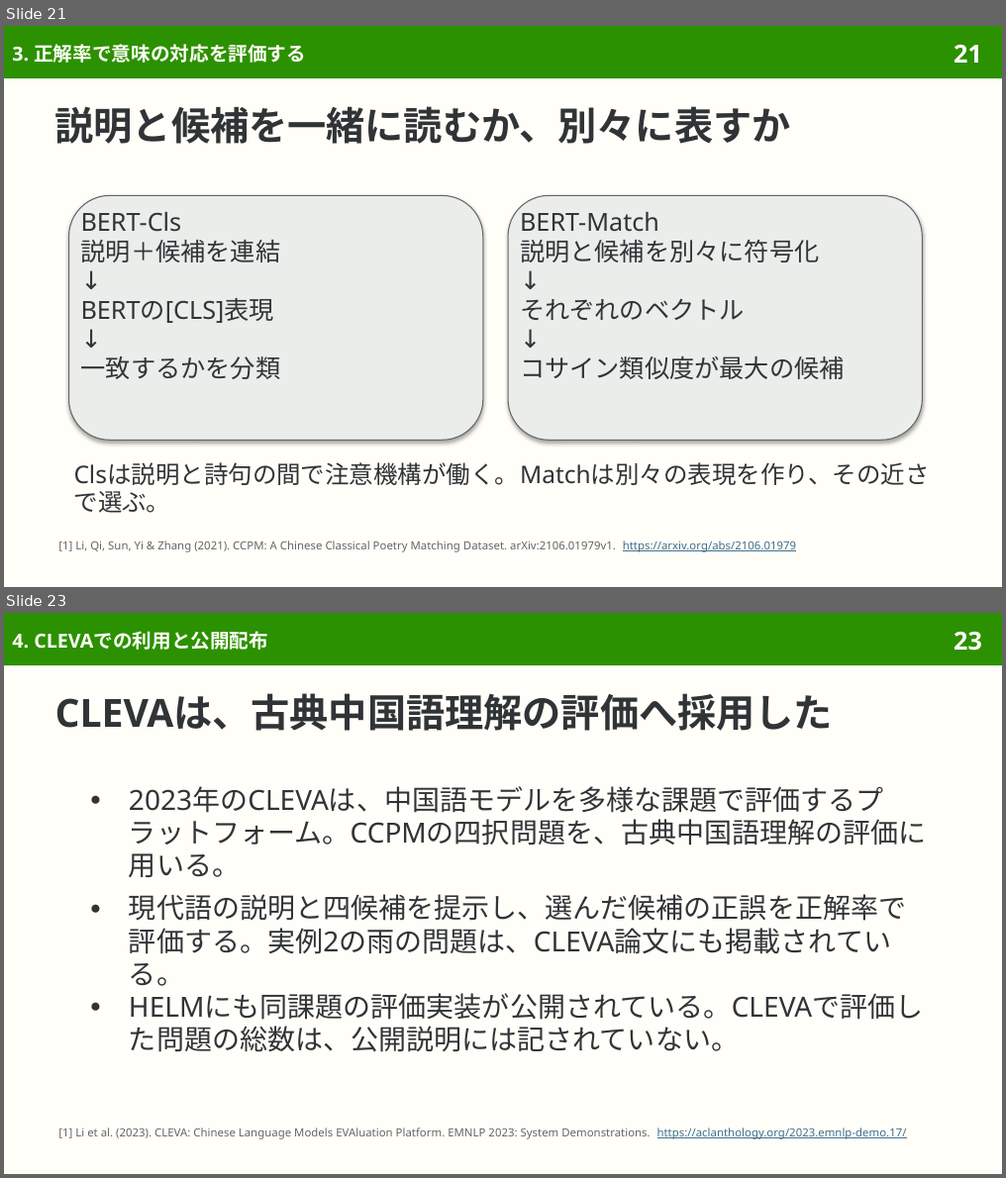
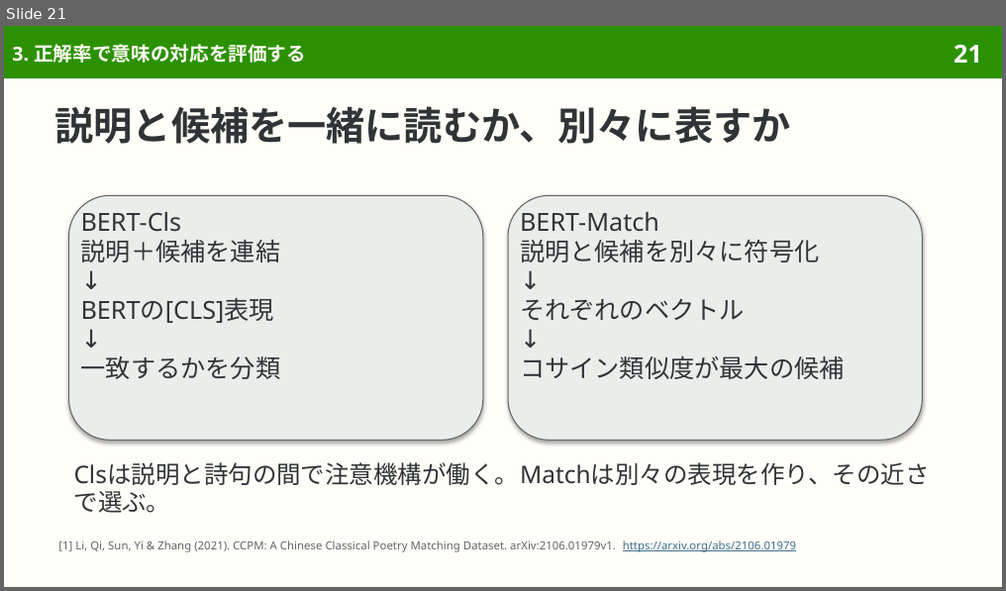
Before and after one commit to sasakiy84/datasets-in-10-minutes, a slide deck: slides/datasets-in-10-minutes-ccpm.pptx. Shown one above the other, each under a label of ours: slides 21 and 23 before the commit, slide 21 after it; the slides between them are not shown. The pictures are 1006x1178 and 1006x591 pixels, drawn with LibreOffice and Linux fonts; fonts in the diff are those of the drawing. Boxes give left, top, right and bottom in pixels: in the first picture for what was removed or moved away, otherwise in the second. Text is boxed around its words. In the diff, an @@ line names an element or a change of style, - is before the commit and + after.

Commit message:
Center CCPM on poetry meaning, distractor construction and original evaluation

```diff
--- a/slides/datasets-in-10-minutes-ccpm.pptx
+++ b/slides/datasets-in-10-minutes-ccpm.pptx
@@ slide 23 removed at (x1=4, y1=613, x2=1002, y2=1174), background #FFFEF8; not listed: 2 template elements that a slide beside it also shows @@
@@ title removed at (x1=12, y1=631, x2=268, y2=650) @@
-4. CLEVAでの利用と公開配布
@@ title removed at (x1=55, y1=693, x2=833, y2=731) @@
-CLEVAは、古典中国語理解の評価へ採用した
@@ text removed at (x1=129, y1=786, x2=927, y2=1053) @@
-● 2023年のCLEVAは、中国語モデルを多様な課題で評価するプラットフォーム。CCPMの四択問題を、古典中国語理解の評価に用いる。
-● 現代語の説明と四候補を提示し、選んだ候補の正誤を正解率で評価する。実例2の雨の問題は、CLEVA論文にも掲載されている。
-● HELMにも同課題の評価実装が公開されている。CLEVAで評価した問題の総数は、公開説明には記されていない。
@@ text removed at (x1=58, y1=1128, x2=907, y2=1140) @@
-[1] Li et al. (2023). CLEVA: Chinese Language Models EVAluation Platform. EMNLP 2023: System Demonstrations. https://aclanthology.org/2023.emnlp-demo.17/
```
Also in this commit, not shown: 6 slides changed, 1 other slide removed, 46 other files.
